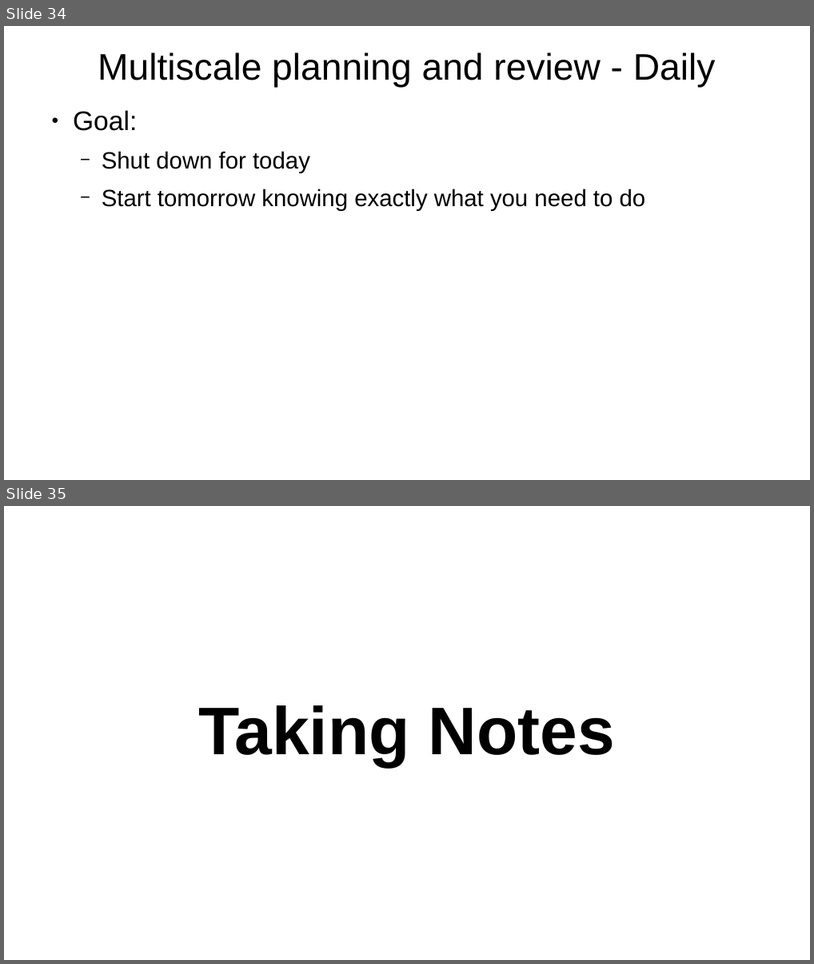
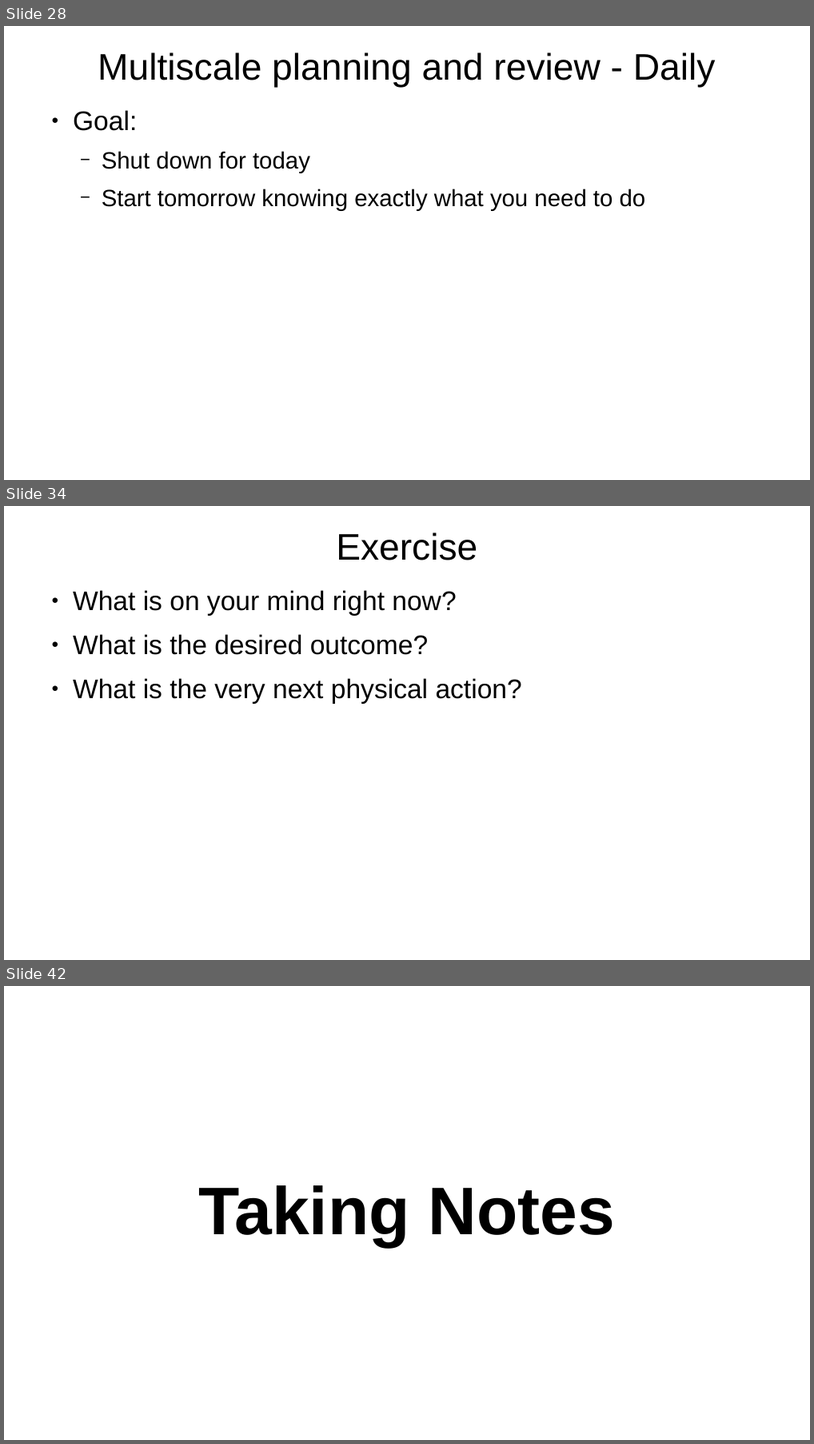
Before and after one commit to arnegevaert/SC26, a slide deck: personal_effectiveness.odp. Shown one above the other, each under a label of ours: slides 34 and 35 before the commit, slides 28, 34 and 42 after it; the slides between them are not shown. The pictures are 814x964 and 814x1444 pixels, drawn with LibreOffice and Linux fonts; fonts in the diff are those of the drawing. Boxes give left, top, right and bottom in pixels: in the first picture for what was removed or moved away, otherwise in the second. Text is boxed around its words. In the diff, an @@ line names an element or a change of style, - is before the commit and + after.

```diff
--- a/personal_effectiveness.odp
+++ b/personal_effectiveness.odp
@@ slide 34 added at [4,506,810,960], background #FFFFFF @@
@@ title added at [336,532,478,560], 44 pt, text #000000 @@
+Exercise
@@ text added at [73,590,522,704], 32 pt, text #000000 @@
+● What is on your mind right now?
+● What is the desired outcome?
+● What is the very next physical action?
@@ what was slide 34 is now slide 28 @@
@@ what was slide 35 is now slide 42 @@
```
Also in this commit, not shown: 7 slides changed, 13 other slides added, 5 slides removed.
